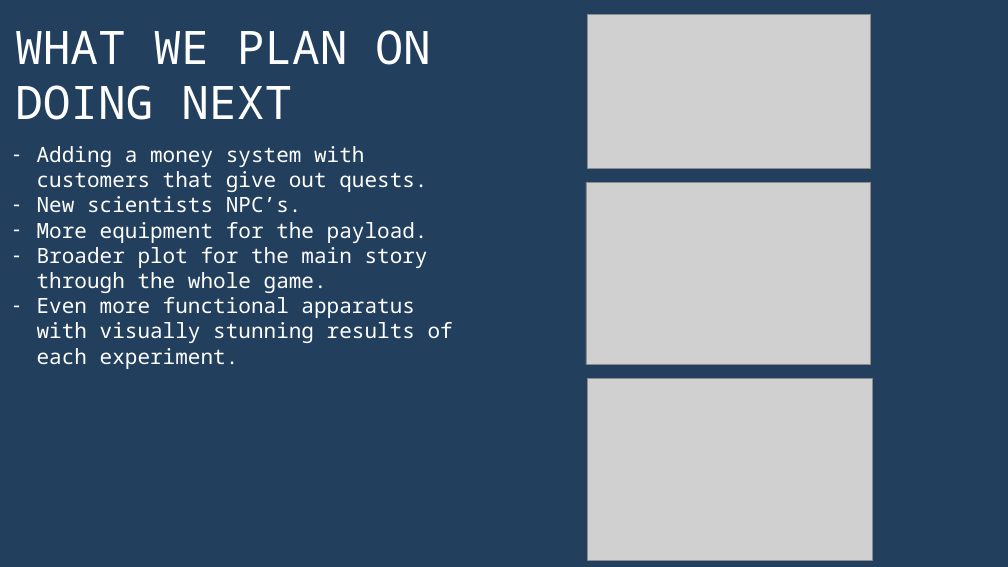
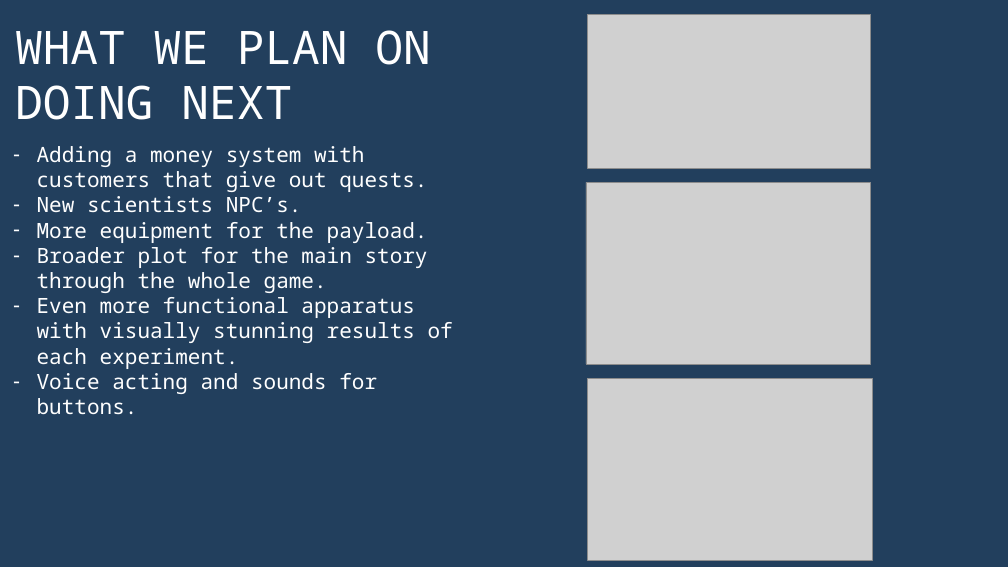
Before and after one commit to Sh0rinel/Fat_Burgers_presentation, a slide deck: slide 7 of PRESA.pptx. Drawn at 1008x567 pixels with LibreOffice and Linux fonts; fonts in the diff are those of the drawing; grey boxes stand for pictures; background and template pictures are left out. Boxes give left, top, right and bottom in pixels: in the first picture for what was removed or moved away, otherwise in the second. Text is boxed around its words. In the diff, an @@ line names an element or a change of style, - is before the commit and + after.

```diff
--- a/PRESA.pptx
+++ b/PRESA.pptx
@@ text at [37,373,377,414]: paragraph added @@
+– Voice acting and sounds for buttons.
```
